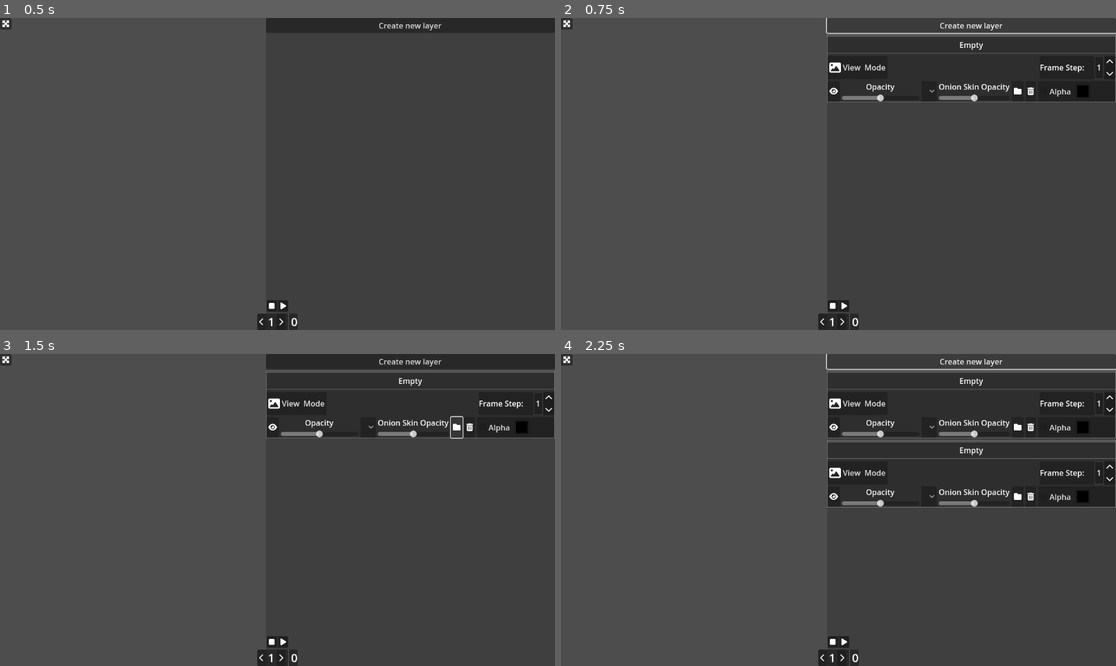
Above: before the commit, frames 1-4 (two rows, left to right).
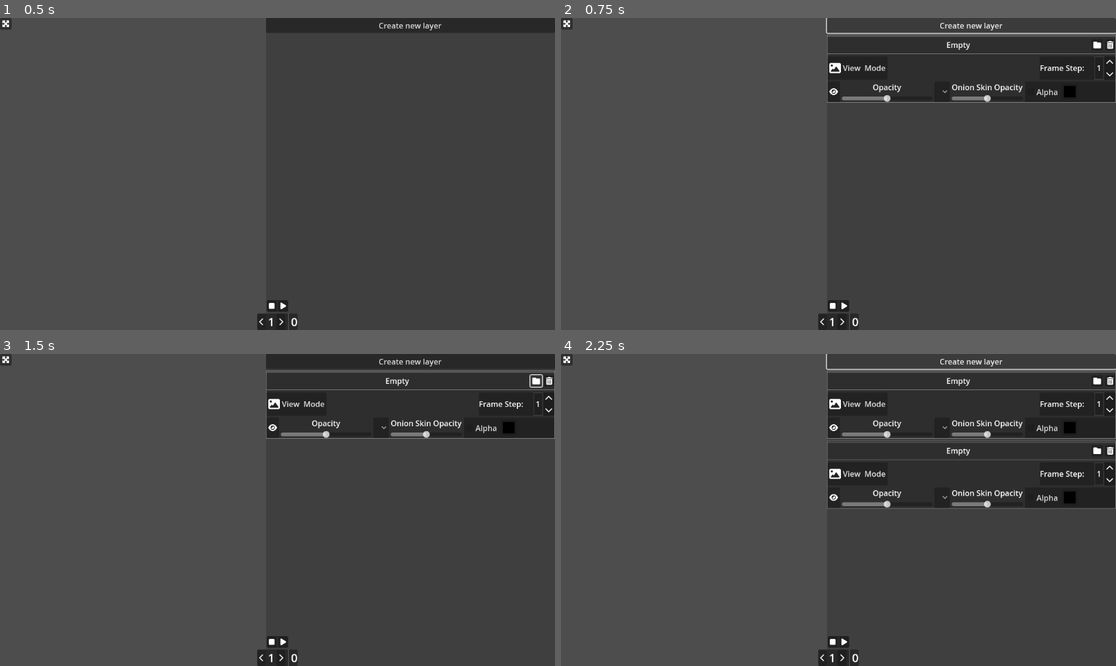
Above: after the commit, the same moments.

Repository: NectoT/GodotLayeredSlideshows
Game: Godot game, scene res://scenes/App.tscn
Same seed, same stepped clock (60 frames per second), same inputs: the game is played once before the commit and once after it.
Inputs (mouse positions are in pixels of both pictures, inside the frame that each line leads up to; where the layout moved, square brackets give the same spot in the first picture):
- Up to frame 1 (0.5 s): no input
- Up to frame 2 (0.75 s): click "Create new layer" at 0.5 s
- Up to frame 3 (1.5 s): click (538, 382) [455, 428] at 1.25 s
- Up to frame 4 (2.25 s): click "Create new layer" at 2 s

Frame 1 is identical in both runs. In frame 2, 1.5% of the frame differs, in the area x 47-100%, y 7-28%; in frame 3, 1.6%; in frame 4, 3.6%, in the area x 47-100%, y 7-50%.

Commit message:
Визуальная правка интерфейса настроек слоя

Diff:
--- a/scenes/LayerConfig.tscn
+++ b/scenes/LayerConfig.tscn
@@ -28,12 +28,12 @@
 offset_bottom = 50.0
 theme_override_styles/panel = SubResource("StyleBoxFlat_fq4lj")
 script = ExtResource("1_ttgk4")
-file_dialog = NodePath("VBoxContainer/LowerSettings/DirectoryButton/FileDialog")
+file_dialog = NodePath("VBoxContainer/HBoxContainer2/DirectoryButton/FileDialog")
 visibility_button = NodePath("VBoxContainer/LowerSettings/VisibilityButton")
 opacity_slider = NodePath("VBoxContainer/LowerSettings/OpacityContainer/OpacitySlider")
 onion_skin_selector = NodePath("VBoxContainer/LowerSettings/OnionSkinOption")
 onion_skin_opacity_slider = NodePath("VBoxContainer/LowerSettings/OnionOpacityContainer/OnionOpacitySlider")
-directory_name_label = NodePath("VBoxContainer/DirectoryName")
+directory_name_label = NodePath("VBoxContainer/HBoxContainer2/DirectoryName")
 
 [node name="VBoxContainer" type="VBoxContainer" parent="."]
 layout_mode = 2
@@ -41,10 +41,31 @@
 [node name="HSeparator2" type="HSeparator" parent="VBoxContainer"]
 layout_mode = 2
 
-[node name="DirectoryName" type="Label" parent="VBoxContainer"]
+[node name="HBoxContainer2" type="HBoxContainer" parent="VBoxContainer"]
 layout_mode = 2
+
+[node name="DirectoryName" type="Label" parent="VBoxContainer/HBoxContainer2"]
+layout_mode = 2
+size_flags_horizontal = 3
 text = "Empty"
 horizontal_alignment = 1
+
+[node name="DirectoryButton" type="Button" parent="VBoxContainer/HBoxContainer2"]
+layout_mode = 2
+icon = ExtResource("6_1oku5")
+script = ExtResource("7_erxrs")
+
+[node name="FileDialog" type="FileDialog" parent="VBoxContainer/HBoxContainer2/DirectoryButton"]
+title = "Open a Directory"
+size = Vector2i(452, 159)
+ok_button_text = "Select Current Folder"
+file_mode = 2
+access = 2
+use_native_dialog = true
+
+[node name="DeleteButton" type="Button" parent="VBoxContainer/HBoxContainer2"]
+layout_mode = 2
+icon = ExtResource("8_5ebja")
 
 [node name="HSeparator" type="HSeparator" parent="VBoxContainer"]
 layout_mode = 2
@@ -124,23 +145,6 @@
 step = 0.01
 value = 0.5
 
-[node name="DirectoryButton" type="Button" parent="VBoxContainer/LowerSettings"]
-layout_mode = 2
-icon = ExtResource("6_1oku5")
-script = ExtResource("7_erxrs")
-
-[node name="FileDialog" type="FileDialog" parent="VBoxContainer/LowerSettings/DirectoryButton"]
-title = "Open a Directory"
-size = Vector2i(452, 159)
-ok_button_text = "Select Current Folder"
-file_mode = 2
-access = 2
-use_native_dialog = true
-
-[node name="DeleteButton" type="Button" parent="VBoxContainer/LowerSettings"]
-layout_mode = 2
-icon = ExtResource("8_5ebja")
-
 [node name="AlphaPanel" type="PanelContainer" parent="VBoxContainer/LowerSettings"]
 layout_mode = 2
 size_flags_horizontal = 3
@@ -157,13 +161,13 @@
 layout_mode = 2
 size_flags_vertical = 4
 
+[connection signal="pressed" from="VBoxContainer/HBoxContainer2/DirectoryButton" to="." method="_on_directory_button_pressed"]
+[connection signal="pressed" from="VBoxContainer/HBoxContainer2/DeleteButton" to="." method="_on_delete_button_pressed"]
 [connection signal="pressed" from="VBoxContainer/HBoxContainer/ModeButton" to="." method="_on_mode_button_pressed"]
 [connection signal="number_changed" from="VBoxContainer/HBoxContainer/NumberInput" to="." method="_on_frame_step_input_changed"]
 [connection signal="pressed" from="VBoxContainer/LowerSettings/VisibilityButton" to="." method="_on_visibility_button_pressed"]
 [connection signal="value_changed" from="VBoxContainer/LowerSettings/OpacityContainer/OpacitySlider" to="." method="_on_opacity_slider_changed"]
 [connection signal="item_selected" from="VBoxContainer/LowerSettings/OnionSkinOption" to="." method="_on_onion_option_selected"]
 [connection signal="value_changed" from="VBoxContainer/LowerSettings/OnionOpacityContainer/OnionOpacitySlider" to="." method="_on_onion_opacity_slider_changed"]
-[connection signal="pressed" from="VBoxContainer/LowerSettings/DirectoryButton" to="." method="_on_directory_button_pressed"]
-[connection signal="pressed" from="VBoxContainer/LowerSettings/DeleteButton" to="." method="_on_delete_button_pressed"]
 [connection signal="toggled" from="VBoxContainer/LowerSettings/AlphaPanel/VBoxContainer/CheckBox" to="." method="_on_alpha_checkbox_toggled"]
 [connection signal="color_changed" from="VBoxContainer/LowerSettings/AlphaPanel/VBoxContainer/ColorPickerButton" to="." method="_on_alpha_color_changed"]
